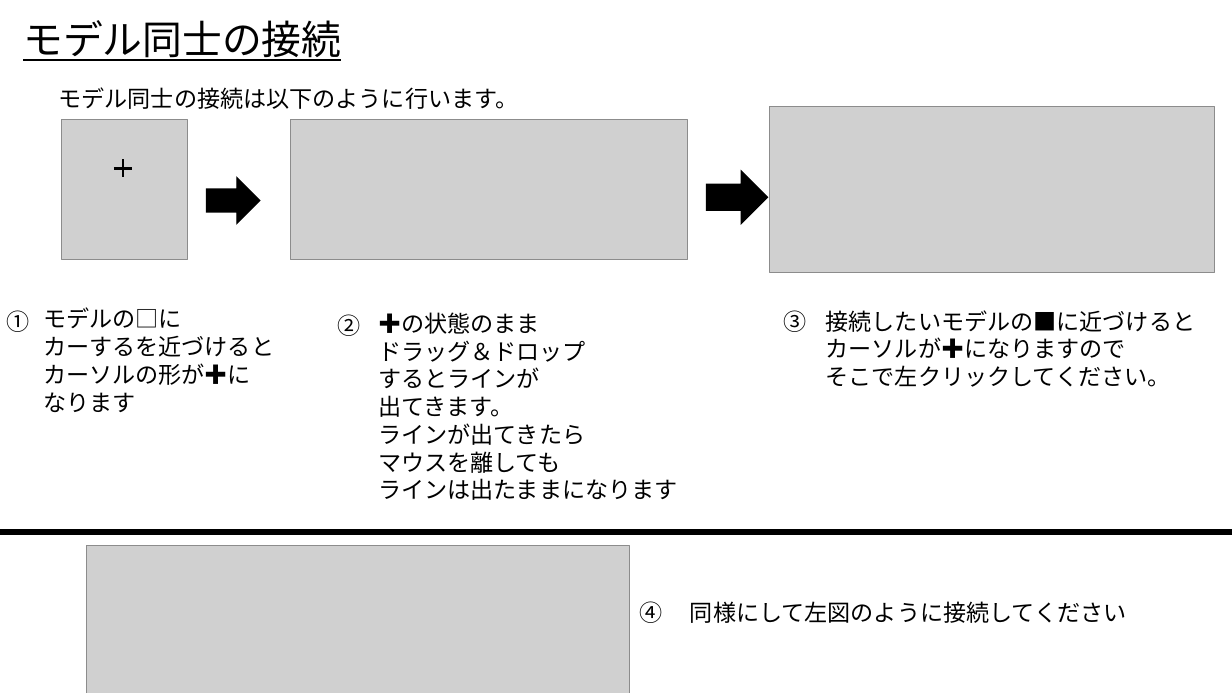
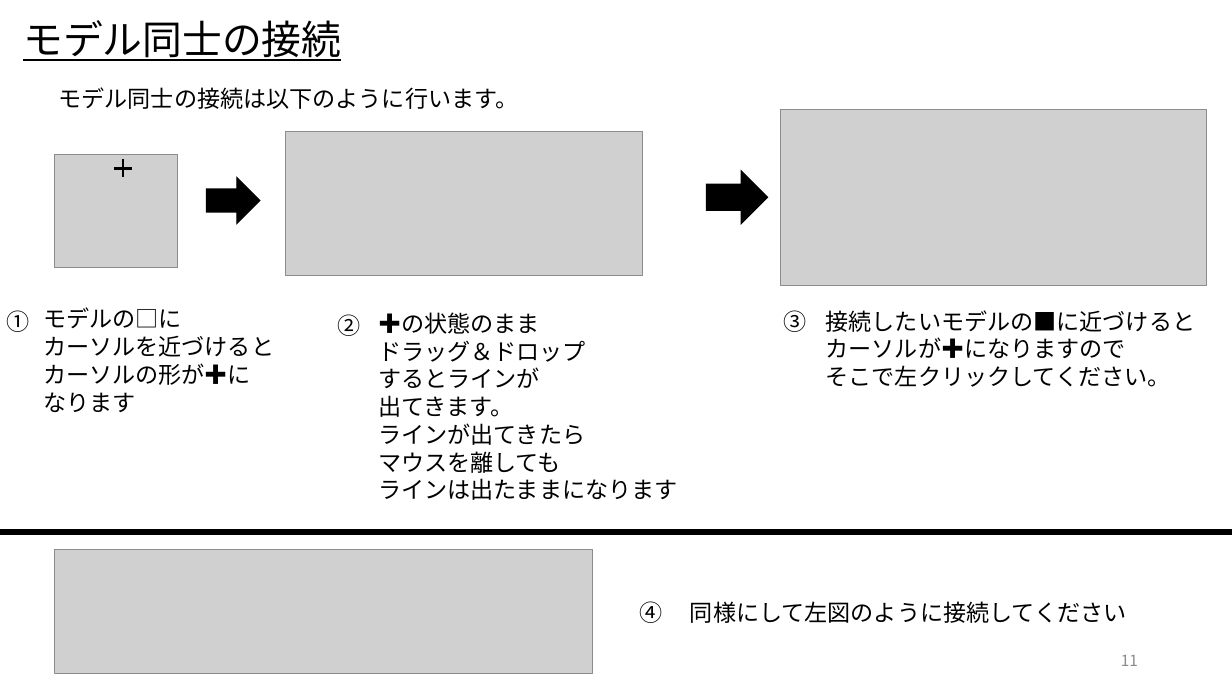
Before and after one commit to UedaShigenori/OpenModelica_Tutorials_Ja, a slide deck: slide 11 of 1_Test/OpenModelica_Tutorials_1.pptx (slide 10 before the commit). Drawn at 1232x693 pixels with LibreOffice and Linux fonts; fonts in the diff are those of the drawing; grey boxes stand for pictures. Boxes give left, top, right and bottom in pixels: in the first picture for what was removed or moved away, otherwise in the second. Text is boxed around its words. In the diff, an @@ line names an element or a change of style, - is before the commit and + after.

```diff
--- a/1_Test/OpenModelica_Tutorials_1.pptx
+++ b/1_Test/OpenModelica_Tutorials_1.pptx
@@ picture: place and size @@
-picture at <box>770,106,1215,272</box>
+picture at <box>781,109,1207,285</box>
@@ picture: place and size @@
-picture at <box>290,119,688,259</box>
+picture at <box>286,131,642,275</box>
@@ picture: place and size @@
-picture at <box>61,119,187,259</box>
+picture at <box>55,154,177,268</box>
@@ text at <box>43,336,274,357</box>: text changed @@
-カーするを近づけると
+カーソルを近づけると
@@ picture: place and size @@
-picture at <box>86,546,630,693</box>
+picture at <box>55,549,592,674</box>
@@ page number added at <box>1121,655,1138,666</box>, 12 pt, text #8C8C8C @@
+11
```
Also in this commit, not shown: 16 other slides changed, 1 slide added, 3 other files.
